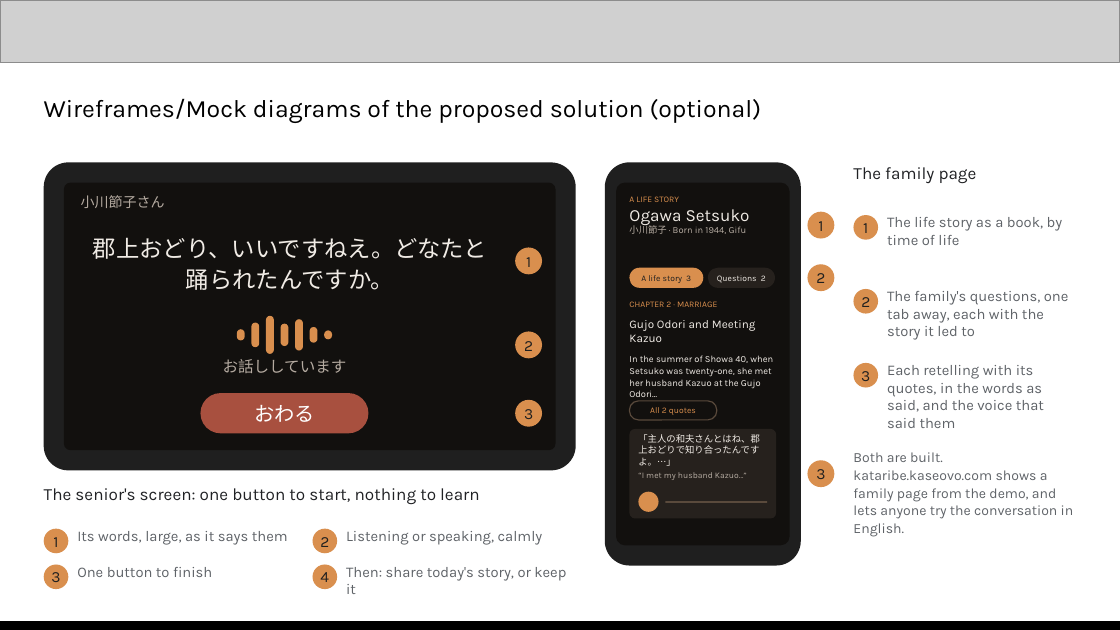
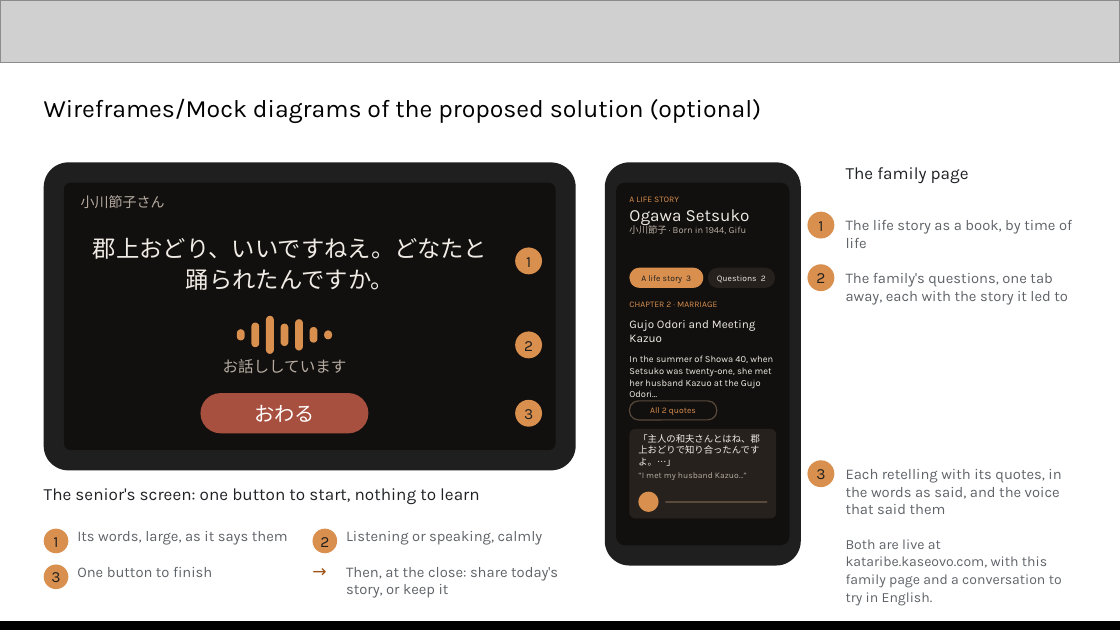
Before and after one commit to kaseovo/kataribe, a slide deck: slide 6 of docs/demo/kataribe-pitch-deck.pptx. Drawn at 1120x630 pixels with LibreOffice and Linux fonts; fonts in the diff are those of the drawing; grey boxes stand for pictures; background and template pictures are left out. Boxes give left, top, right and bottom in pixels: in the first picture for what was removed or moved away, otherwise in the second. Text is boxed around its words. In the diff, an @@ line names an element or a change of style, - is before the commit and + after.

```diff
--- a/docs/demo/kataribe-pitch-deck.pptx
+++ b/docs/demo/kataribe-pitch-deck.pptx
@@ text "The family page": place and size @@
-text "The family page" at (853,167,977,184)
+text "The family page" at (846,167,969,184)
@@ text "The life story as a ..." rewrapped from (887,217,1063,245) to (846,220,1072,248) @@
@@ ellipse removed at (853,215,878,240) @@
-1
@@ text "The family's questions, one tab ..." rewrapped from (887,291,1069,340) to (846,273,1068,305) @@
@@ ellipse removed at (853,289,878,314) @@
-2
@@ ellipse removed at (853,363,878,388) @@
-3
@@ text "Each retelling with its quotes, ..." rewrapped from (887,365,1044,428) to (846,469,1061,514) @@
@@ text at (846,539,1062,606): text changed @@
-Both are built. kataribe.kaseovo.com shows a family page from the demo, and lets anyone try the conversation in English.
+Both are live at kataribe.kaseovo.com, with this family page and a conversation to try in English.
@@ ellipse removed at (312,564,337,589) @@
-4
@@ text added at (312,560,346,591), 11 pt, text #A0561B @@
+→
@@ text at (346,567,558,598): text changed @@
-Then: share today's story, or keep it
+Then, at the close: share today's story, or keep it
```
Also in this commit, not shown: 1 other slide changed, 1 other file.
